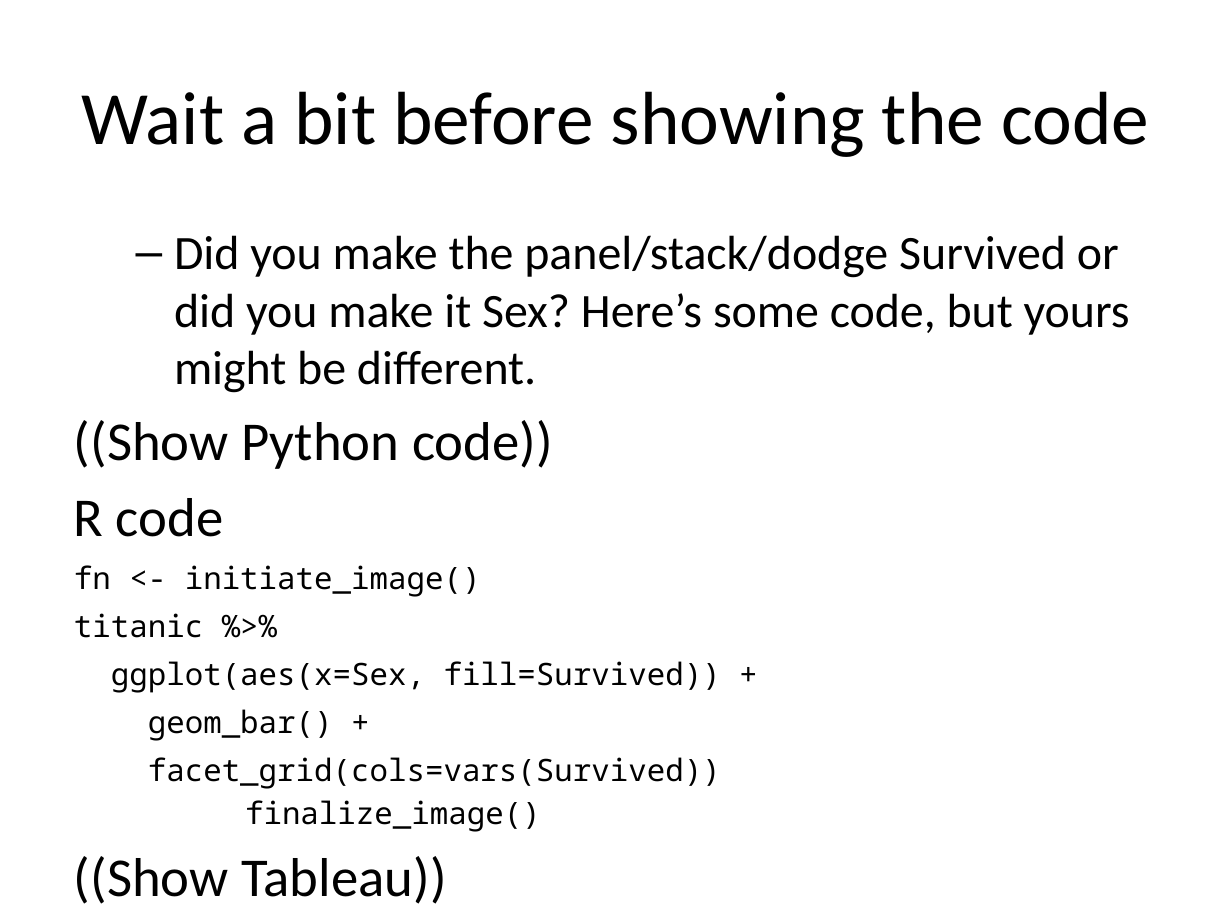
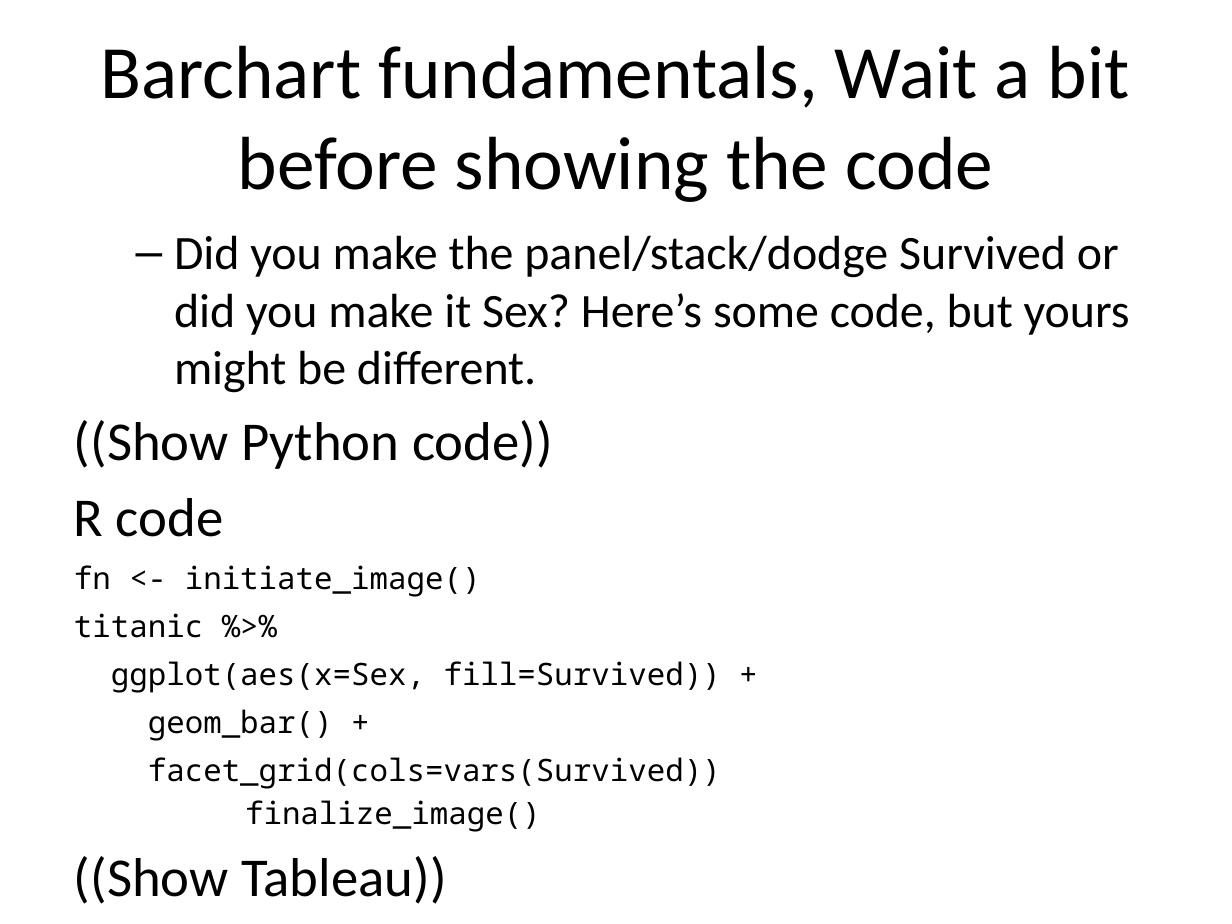
Before and after one commit to pmean/data-visualization, a slide deck: slide 74 of data-viz-02/src/v02-complete-lecture.pptx (slide 79 before the commit). Drawn at 1232x924 pixels with LibreOffice and Linux fonts; fonts in the diff are those of the drawing. Boxes give left, top, right and bottom in pixels: in the first picture for what was removed or moved away, otherwise in the second. Text is boxed around its words. In the diff, an @@ line names an element or a change of style, - is before the commit and + after.

```diff
--- a/data-viz-02/src/v02-complete-lecture.pptx
+++ b/data-viz-02/src/v02-complete-lecture.pptx
@@ title at bbox=[100, 45, 1130, 202]: text changed @@
-Wait a bit before showing the code
+Barchart fundamentals, Wait a bit before showing the code
```
Also in this commit, not shown: 88 other slides changed, 15 slides added, 2 slides removed, 20 other files.
